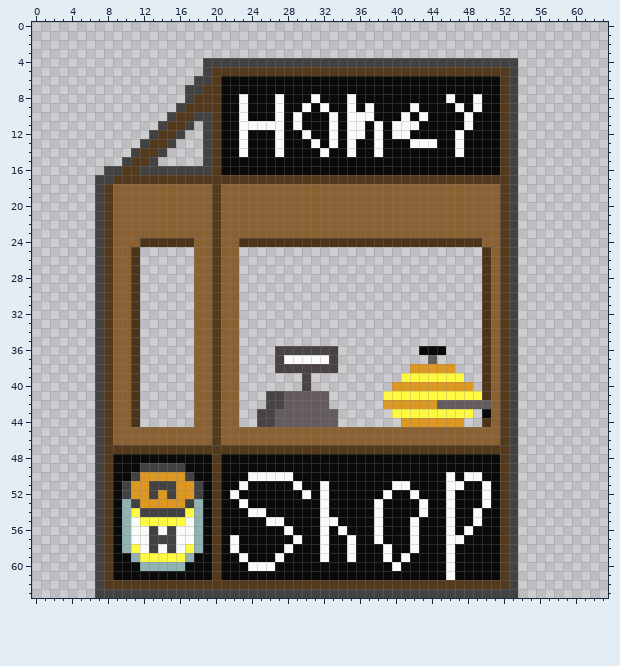
Pixel-art sprite -- assets/sprites/honey_shop.png. Above: the version before the commit.
The file is 64x64 pixels.
New version:
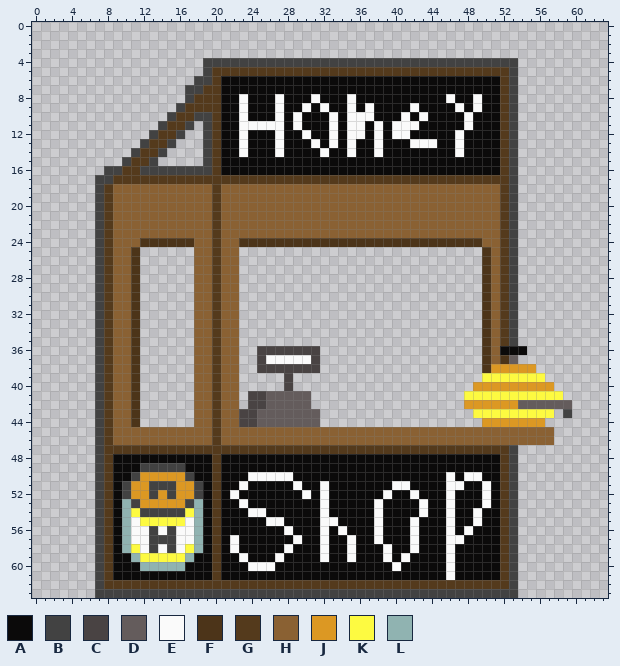
Palette (. is transparent): A #0b0a0a  B #424242  C #494343  D #645c5c  E #fafafa  F #4c3419  G #543a1c  H #8a6133  J #dc9823  K #fdfa41  L #90b3b1
Changes in this commit:
y 36: x 25..26 .. -> CC; x 32..33 CC -> ..; x 43..45 AAA -> ...; x 52..54 GB. -> AAA
y 37: x 25..27 ..C -> CEE; x 31..33 EEC -> C..; x 44 D -> .; x 52..53 GB -> FD
y 38: x 25..26 .. -> CC; x 32..33 CC -> ..; x 42..46 JJJJJ -> .....; x 51..55 HGB.. -> JJJJJ
y 39: x 28 . -> C; x 30 C -> .; x 41..47 KKKKKKK -> .......; x 50..56 FHGB... -> KKKKKKK
y 40: x 28 . -> C; x 30 C -> .; x 40..57 JJJJJJJJJ.FHGB.... -> .........JJJJJJJJJ
y 41: x 24..27 ..CC -> CCDD; x 31..32 DD -> ..; x 39..47 KKKKKKKKK -> .........; x 50..58 FHGB..... -> KKKKKKKKK
y 42: x 24..27 ..CC -> CCDD; x 31..32 DD -> ..; x 39..59 JJJJJJDDDDDDHGB...... -> .........JJJJJJDDDDDD
y 43: x 23..26 ..CC -> CCDD; x 32..33 DD -> ..; x 40..57 KKKKKKKKK.AHGB.... -> .........KKKKKKKKK; x 59 . -> B
y 44: x 23..26 ..CC -> CCDD; x 32..33 DD -> ..; x 41..47 JJJJJJJ -> .......; x 50..56 FHGB... -> JJJJJJJ
y 45..46: x 52..57 GB.... -> HHHHHH
Boxes around the changes in both pictures, in picture pixels (x1, y1, x2, y2):
changed: (239, 346, 338, 427)
changed: (383, 346, 572, 445)
